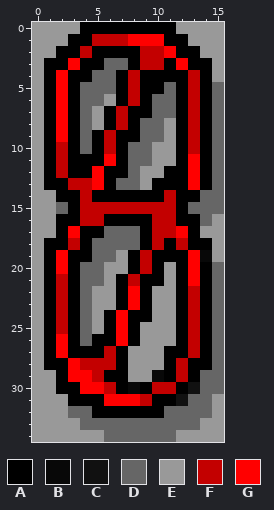
Pixel-art sprite: src/main/resources/sprites/numbers/8.png. This is how it looked before the edit.
The file is 16x35 pixels. Colours within 5 levels of each other are drawn and written as one.
Palette (. is transparent): A #000000  B #080808  C #111111  D #666666  E #999999  F #c30000  G #ff0000
Pixels before, first column x 0:
 0 EEEEAAAAAAAAEEEE
 1 EEEAAFFFGGGAAEEE
 2 EEAAFAAAAFFGAAEE
 3 EAAGAADDAFFAGAAE
 4 EAGAADDAFAAAAFAE
 5 EAGADDDAFAADAFAD
 6 EAGADDEAFADDAFAD
 7 EAGADEAFAADDAFAD
 8 EAGADEAFADDEAFAD
 9 EAGADAFAADDEAFAD
10 EAFADAFADDEEAFAD
11 EAFAAAGADDEEAGAD
12 EAFAAGAADEEAAGAD
13 EAAFFGADDEAAAGAD
14 EEAAFAAAAAAFAADD
15 EEDAFFFFFFFFADDD
16 EEAAFFAAAAFFAADE
17 EEAGAADDDAFFGAEE
18 EAAFADDDDAFAFAAE
19 EAGAADDEAFAAAGBE
20 EAGADDEEAFAEAGAD
21 EAFADDEAFAAEAGAD
22 EAFADEEAGAEEAFAD
23 EAFADEEAGAEEAFAD
24 EAFADEAGAAEEAFAD
25 EAFADEAGAEEEAFAD
26 EAGADAAGAEEEAFAD
27 EAGAAAFAEEEAAFAD
28 EAAGFFFAEEEAFAAD
29 EEAGGFAAEEBAFADD
30 EEAAGGFABAFFACDD
31 EEEAAAGGGFAACDDE
32 EEEDDAAAAAADDDDE
33 EEEEDDDDDDDDDDEE
34 EEEEEEDDDDDDEEEE
After:
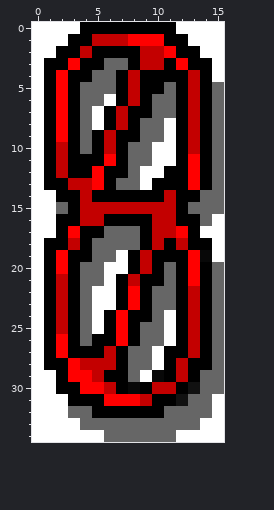
What changed:
colour E: #999999 -> #ffffff
Changed rows in their new state; - is a pixel that keeps its letter.
first column x 8:
20 ---D
21 ---D
22 --DD
23 --DD
24 --D-
25 -DD-
26 -DD-
27 DD--
28 DD--
29 D---
Where, in picture pixels (left, top, right, bottom), the same in both pictures:
changed: (32, 22, 224, 442)
